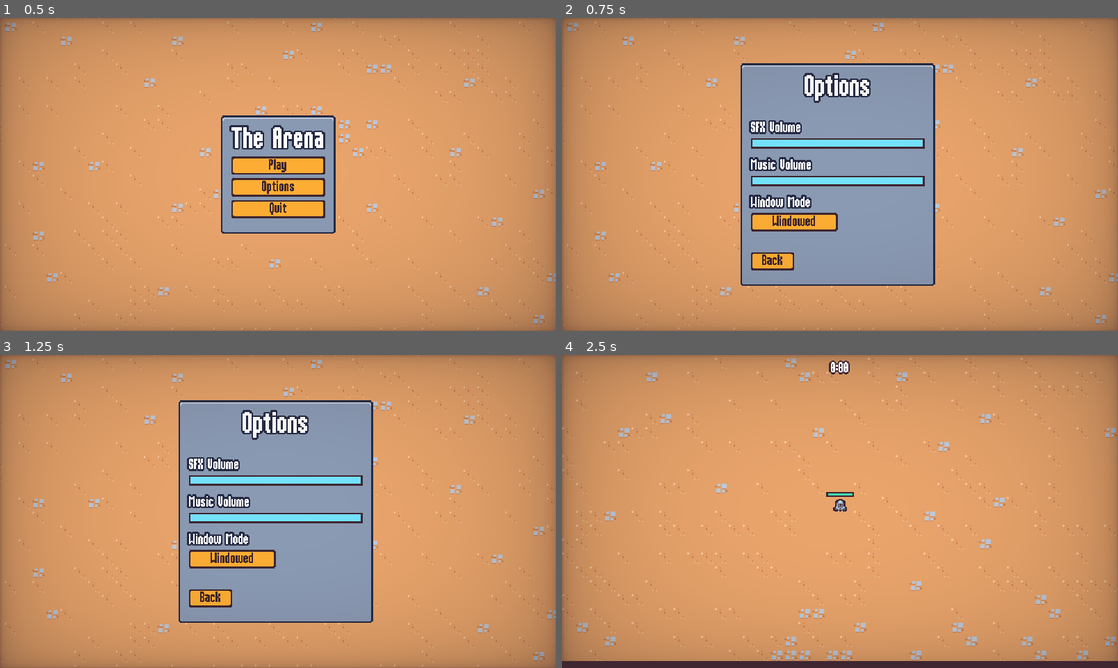
Above: before the commit, frames 1-4 (two rows, left to right).
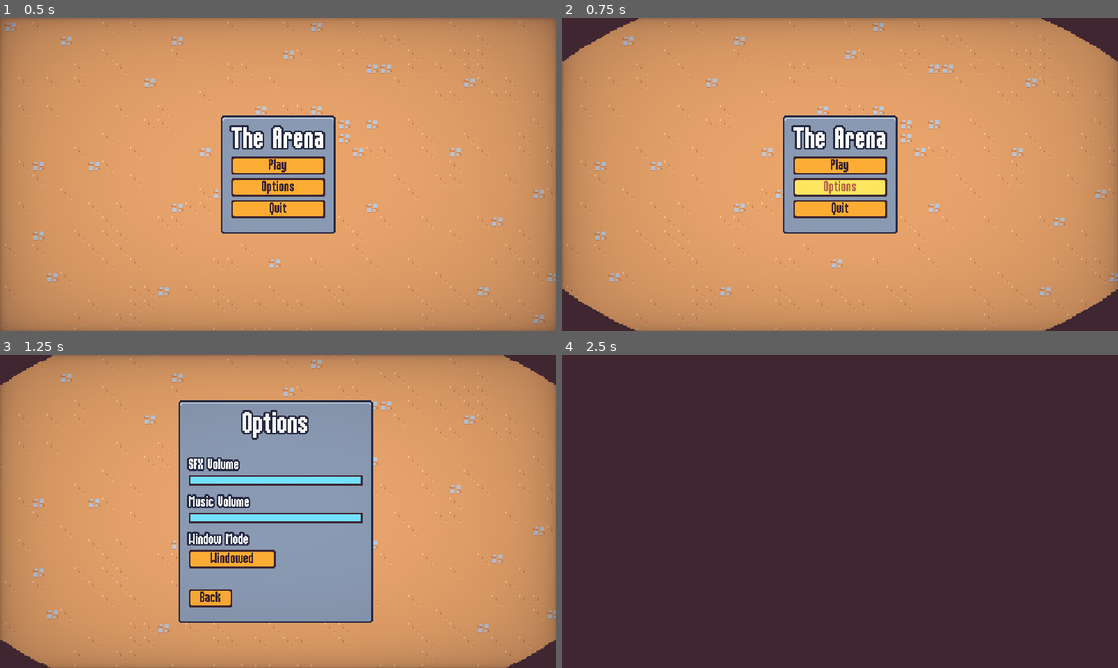
Above: after the commit, the same moments.

Repository: ShayQ/2DSurvivorGame
Game: Godot game, scene res://scenes/ui/main_menu.tscn
The game is run twice, just before and just after one commit, with the same random seed, the same clock (stepped at 60 frames per second) and the same inputs.
Inputs:
- Up to frame 1 (0.5 s): no input
- Up to frame 2 (0.75 s): click "Options" at 0.5 s
- Up to frame 3 (1.25 s): no input
- Up to frame 4 (2.5 s): click "Back" at 1.25 s; click "Play" at 2 s

Frame 1 is identical in both runs. In frame 2, 26% of the frame differs, in the area x 0-100%, y 0-100%; in frame 3, 1.7%; in frame 4, 98%, in the area x 0-100%, y 0-98%.

Commit message:
added transitions

Diff:
--- a/project.godot
+++ b/project.godot
@@ -19,6 +19,7 @@
 
 GameEvents="*res://scenes/autoload/game_events.tscn"
 MusicPlayer="*res://scenes/autoload/music_player.tscn"
+ScreenTransition="*res://scenes/autoload/screen_transition.tscn"
 
 [debug]
 
--- /dev/null
+++ b/scenes/autoload/screen_transition.gd
@@ -0,0 +1,18 @@
+extends CanvasLayer
+
+signal transition_halfway
+
+var skip_emit = false
+
+func transition():
+	$AnimationPlayer.play("default")
+	await $AnimationPlayer.animation_finished
+	transition_halfway.emit()
+	$AnimationPlayer.play_backwards("default")
+
+
+func emit_transition_halfway():
+	if skip_emit:
+		skip_emit = false
+		return
+	transition_halfway.emit()
--- /dev/null
+++ b/scenes/autoload/screen_transition.gdshader
@@ -0,0 +1,15 @@
+shader_type canvas_item;
+
+uniform vec4 transition_color: source_color;
+uniform sampler2D transition_texture: filter_nearest;
+uniform float percent: hint_range(0.0, 1.0);
+
+void fragment() {
+	vec4 transition_texture_color = texture(transition_texture, UV);
+	if (transition_texture_color.r > percent) {
+		COLOR.a = 0.0;
+	}
+	else {
+		COLOR = transition_color;
+	}
+}
--- /dev/null
+++ b/scenes/autoload/screen_transition.tscn
@@ -0,0 +1,108 @@
+[gd_scene load_steps=8 format=3 uid="uid://cdsar5rgidgb6"]
+
+[ext_resource type="Script" path="res://scenes/autoload/screen_transition.gd" id="1_7256v"]
+[ext_resource type="Shader" path="res://scenes/autoload/screen_transition.gdshader" id="1_u2uav"]
+[ext_resource type="Texture2D" uid="uid://bp6ej64d6hqxj" path="res://assets/ui/screen_transition.png" id="2_w4523"]
+
+[sub_resource type="Animation" id="Animation_c02yr"]
+length = 0.001
+tracks/0/type = "value"
+tracks/0/imported = false
+tracks/0/enabled = true
+tracks/0/path = NodePath("ColorRect:material:shader_parameter/percent")
+tracks/0/interp = 1
+tracks/0/loop_wrap = true
+tracks/0/keys = {
+"times": PackedFloat32Array(0),
+"transitions": PackedFloat32Array(1),
+"update": 0,
+"values": [0.0]
+}
+tracks/1/type = "value"
+tracks/1/imported = false
+tracks/1/enabled = true
+tracks/1/path = NodePath("ColorRect:visible")
+tracks/1/interp = 1
+tracks/1/loop_wrap = true
+tracks/1/keys = {
+"times": PackedFloat32Array(0),
+"transitions": PackedFloat32Array(1),
+"update": 1,
+"values": [false]
+}
+
+[sub_resource type="Animation" id="Animation_xibqj"]
+resource_name = "default"
+length = 0.4
+step = 0.01
+tracks/0/type = "value"
+tracks/0/imported = false
+tracks/0/enabled = true
+tracks/0/path = NodePath("ColorRect:material:shader_parameter/percent")
+tracks/0/interp = 1
+tracks/0/loop_wrap = true
+tracks/0/keys = {
+"times": PackedFloat32Array(0, 0.4),
+"transitions": PackedFloat32Array(2, 1),
+"update": 0,
+"values": [0.0, 1.0]
+}
+tracks/1/type = "method"
+tracks/1/imported = false
+tracks/1/enabled = true
+tracks/1/path = NodePath(".")
+tracks/1/interp = 1
+tracks/1/loop_wrap = true
+tracks/1/keys = {
+"times": PackedFloat32Array(0.4),
+"transitions": PackedFloat32Array(1),
+"values": [{
+"args": [],
+"method": &"emit_transition_halfway"
+}]
+}
+tracks/2/type = "value"
+tracks/2/imported = false
+tracks/2/enabled = true
+tracks/2/path = NodePath("ColorRect:visible")
+tracks/2/interp = 1
+tracks/2/loop_wrap = true
+tracks/2/keys = {
+"times": PackedFloat32Array(0, 0.01),
+"transitions": PackedFloat32Array(1, 1),
+"update": 1,
+"values": [false, true]
+}
+
+[sub_resource type="AnimationLibrary" id="AnimationLibrary_taosg"]
+_data = {
+"RESET": SubResource("Animation_c02yr"),
+"default": SubResource("Animation_xibqj")
+}
+
+[sub_resource type="ShaderMaterial" id="ShaderMaterial_g8etm"]
+shader = ExtResource("1_u2uav")
+shader_parameter/transition_color = Color(0.247059, 0.14902, 0.192157, 1)
+shader_parameter/percent = 0.0
+shader_parameter/transition_texture = ExtResource("2_w4523")
+
+[node name="ScreenTransition" type="CanvasLayer"]
+process_mode = 3
+layer = 5
+script = ExtResource("1_7256v")
+
+[node name="AnimationPlayer" type="AnimationPlayer" parent="."]
+libraries = {
+"": SubResource("AnimationLibrary_taosg")
+}
+
+[node name="ColorRect" type="ColorRect" parent="."]
+process_mode = 3
+visible = false
+material = SubResource("ShaderMaterial_g8etm")
+anchors_preset = 15
+anchor_right = 1.0
+anchor_bottom = 1.0
+grow_horizontal = 2
+grow_vertical = 2
+mouse_filter = 2
--- a/scenes/ui/end_screen.gd
+++ b/scenes/ui/end_screen.gd
@@ -27,9 +27,13 @@
 		$VictoryStreamPlayer.play()
 
 func on_restart_button_pressed():
+	ScreenTransition.transition()
+	await ScreenTransition.transition_halfway
 	get_tree().paused = false
 	get_tree().change_scene_to_file("res://scenes/main/main.tscn")
 
 
 func on_quit_button_pressed():
+	ScreenTransition.transition()
+	await ScreenTransition.transition_halfway
 	get_tree().quit()
--- a/scenes/ui/main_menu.gd
+++ b/scenes/ui/main_menu.gd
@@ -9,18 +9,26 @@
 
 
 func on_play_pressed():
+	ScreenTransition.transition()
+	await ScreenTransition.transition_halfway
 	get_tree().change_scene_to_file("res://scenes/main/main.tscn")
 
 
 func on_options_pressed():
+	ScreenTransition.transition()
+	await ScreenTransition.transition_halfway
 	var options_instance = options_scene.instantiate()
 	add_child(options_instance)
 	options_instance.back_pressed.connect(on_options_closed.bind(options_instance))
 
 
 func on_quit_pressed():
+	ScreenTransition.transition()
+	await ScreenTransition.transition_halfway
 	get_tree().quit()
 
 
 func on_options_closed(options_instance: Node):
+	ScreenTransition.transition()
+	await ScreenTransition.transition_halfway
 	options_instance.queue_free()
--- a/scenes/ui/main_menu.tscn
+++ b/scenes/ui/main_menu.tscn
@@ -6,6 +6,7 @@
 [ext_resource type="PackedScene" uid="uid://dcnrbddo7he3k" path="res://scenes/ui/sound_button.tscn" id="2_scf5f"]
 
 [node name="MainMenu" type="CanvasLayer"]
+process_mode = 3
 script = ExtResource("1_thuc2")
 
 [node name="TileMap" type="TileMap" parent="."]
--- a/scenes/ui/options_menu.gd
+++ b/scenes/ui/options_menu.gd
@@ -49,4 +49,6 @@
 
 
 func on_back_pressed():
+	ScreenTransition.transition()
+	await ScreenTransition.transition_halfway
 	back_pressed.emit()
--- a/scenes/ui/options_menu.tscn
+++ b/scenes/ui/options_menu.tscn
@@ -6,6 +6,7 @@
 [ext_resource type="PackedScene" uid="uid://dcnrbddo7he3k" path="res://scenes/ui/sound_button.tscn" id="3_0gmad"]
 
 [node name="OptionsMenu" type="CanvasLayer"]
+process_mode = 3
 layer = 2
 script = ExtResource("1_aos7g")
 
--- a/scenes/ui/pause_menu.gd
+++ b/scenes/ui/pause_menu.gd
@@ -48,12 +48,16 @@
 
 
 func on_options_pressed():
+	ScreenTransition.transition()
+	await ScreenTransition.transition_halfway
 	var options_menu_instance = options_menu_scene.instantiate()
 	add_child(options_menu_instance)
 	options_menu_instance.back_pressed.connect(on_options_back_pressed.bind(options_menu_instance))
 
 
 func on_quit_pressed():
+	ScreenTransition.transition()
+	await ScreenTransition.transition_halfway
 	get_tree().paused = false
 	get_tree().change_scene_to_file("res://scenes/ui/main_menu.tscn")
 
Binary file added: assets/ui/screen_transition.png
Not shown, added: assets/ui/screen_transition.png.import
